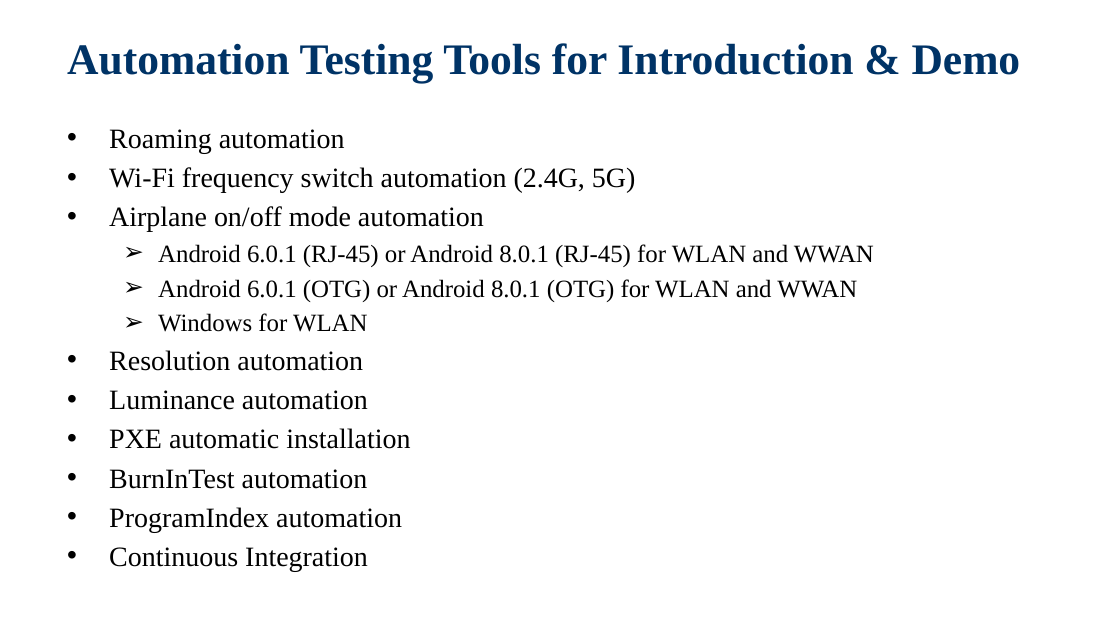
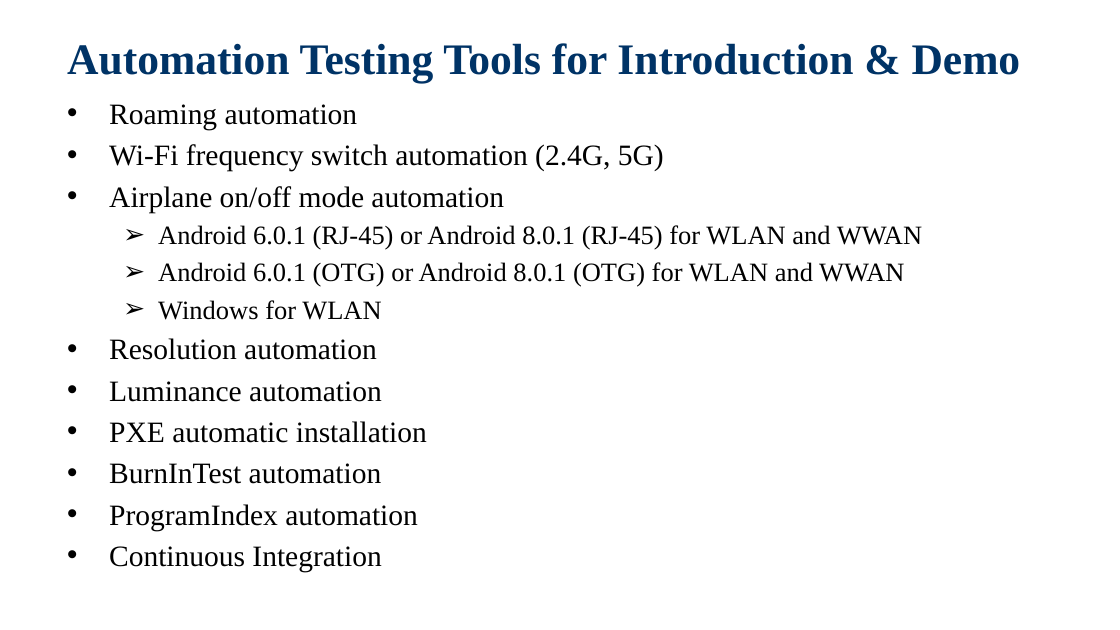
Before and after one commit to jackiejay888/automation, a slide deck: slide 8 of kpi/Test Automation.pptx. Drawn at 1120x630 pixels with LibreOffice and Linux fonts; fonts in the diff are those of the drawing; background and template pictures are left out. Boxes give left, top, right and bottom in pixels: in the first picture for what was removed or moved away, otherwise in the second. Text is boxed around its words. In the diff, an @@ line names an element or a change of style, - is before the commit and + after.

Commit message:
Update the Test Automation

```diff
--- a/kpi/Test Automation.pptx
+++ b/kpi/Test Automation.pptx
@@ text "Roaming automation": place and size @@
-text "Roaming automation" at (109,129,874,567)
+text "Roaming automation" at (109,104,922,572)
@@ text "Roaming automation" at (109,104,922,572): size 18 to 19 pt in "Roaming automation", "Wi-Fi frequency switch automation (2.4G, 5G)", "Airplane on/off mode automation", "Resolution automation" and 5 more places; size 16 to 17 pt in "Android 6.0.1 (RJ-45) or Android 8.0.1 (RJ-45) ...", "Android 6.0.1 (OTG) or Android 8.0.1 (OTG) ...", "Windows for WLAN" @@
```
Also in this commit, not shown: 33 other slides changed, 1 other file.
